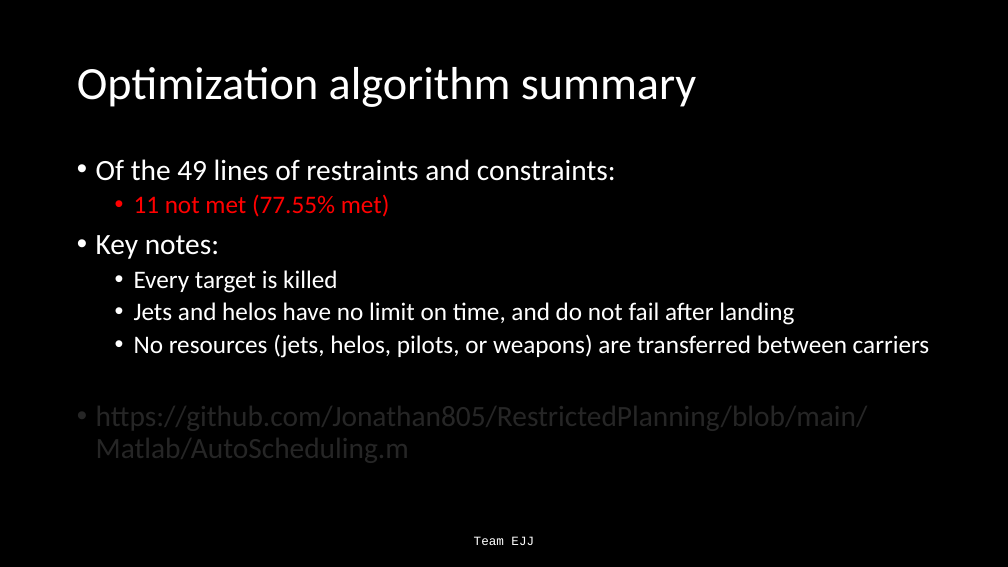
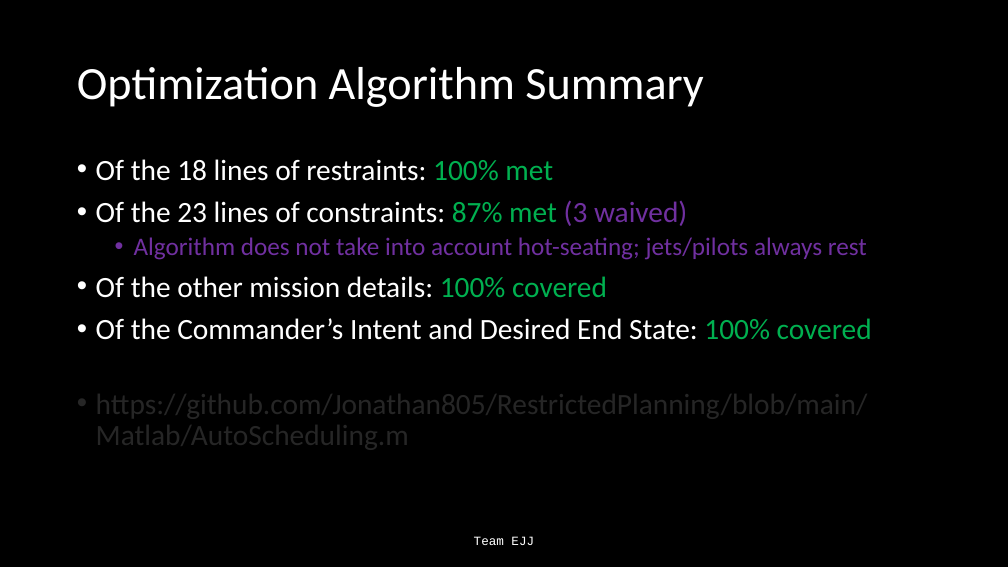
Before and after one commit to Jonathan805/RestrictedPlanning, a slide deck: slide 4 of TeamEJJ.pptx. Drawn at 1008x567 pixels with LibreOffice and Linux fonts; fonts in the diff are those of the drawing. Boxes give left, top, right and bottom in pixels: in the first picture for what was removed or moved away, otherwise in the second. Text is boxed around its words. In the diff, an @@ line names an element or a change of style, - is before the commit and + after.

Commit message:
updated ppt with algo details

```diff
--- a/TeamEJJ.pptx
+++ b/TeamEJJ.pptx
@@ title at bbox=[77, 67, 703, 107]: text changed @@
-Optimization algorithm summary
+Optimization Algorithm Summary
@@ text at bbox=[96, 159, 872, 340]: text changed; size 24 to 28 pt @@
-• Of the 49 lines of restraints and constraints:
-  • 11 not met (77.55% met)
-• Key notes:
-  • Every target is killed
-  • Jets and helos have no limit on time, and do not fail after landing
-  • No resources (jets, helos, pilots, or weapons) are transferred between carriers
+• Of the 18 lines of restraints: 100% met
+• Of the 23 lines of constraints: 87% met (3 waived)
+  • Algorithm does not take into account hot-seating; jets/pilots always rest
+• Of the other mission details: 100% covered
+• Of the Commander’s Intent and Desired End State: 100% covered
```
Also in this commit, not shown: 6 other slides changed, 11 slides added.
